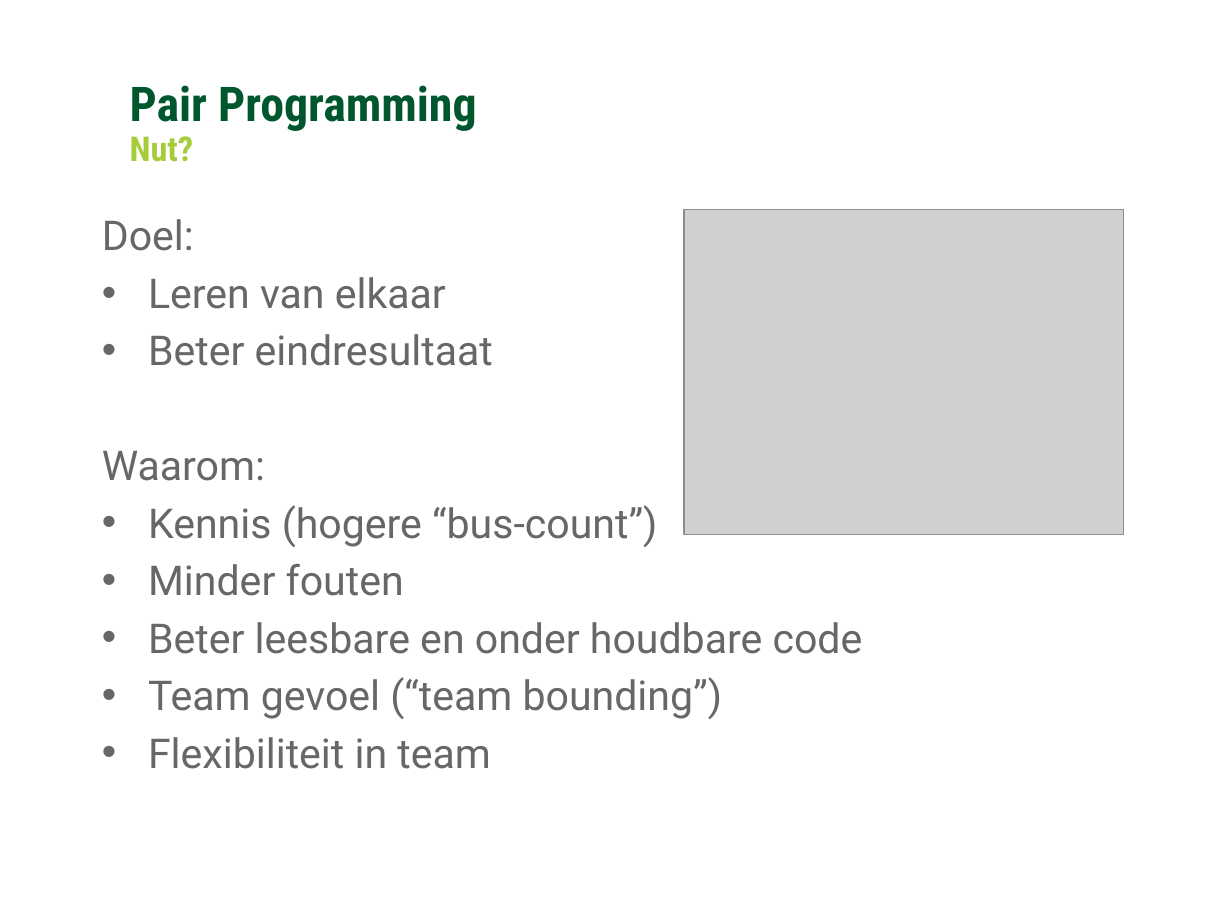
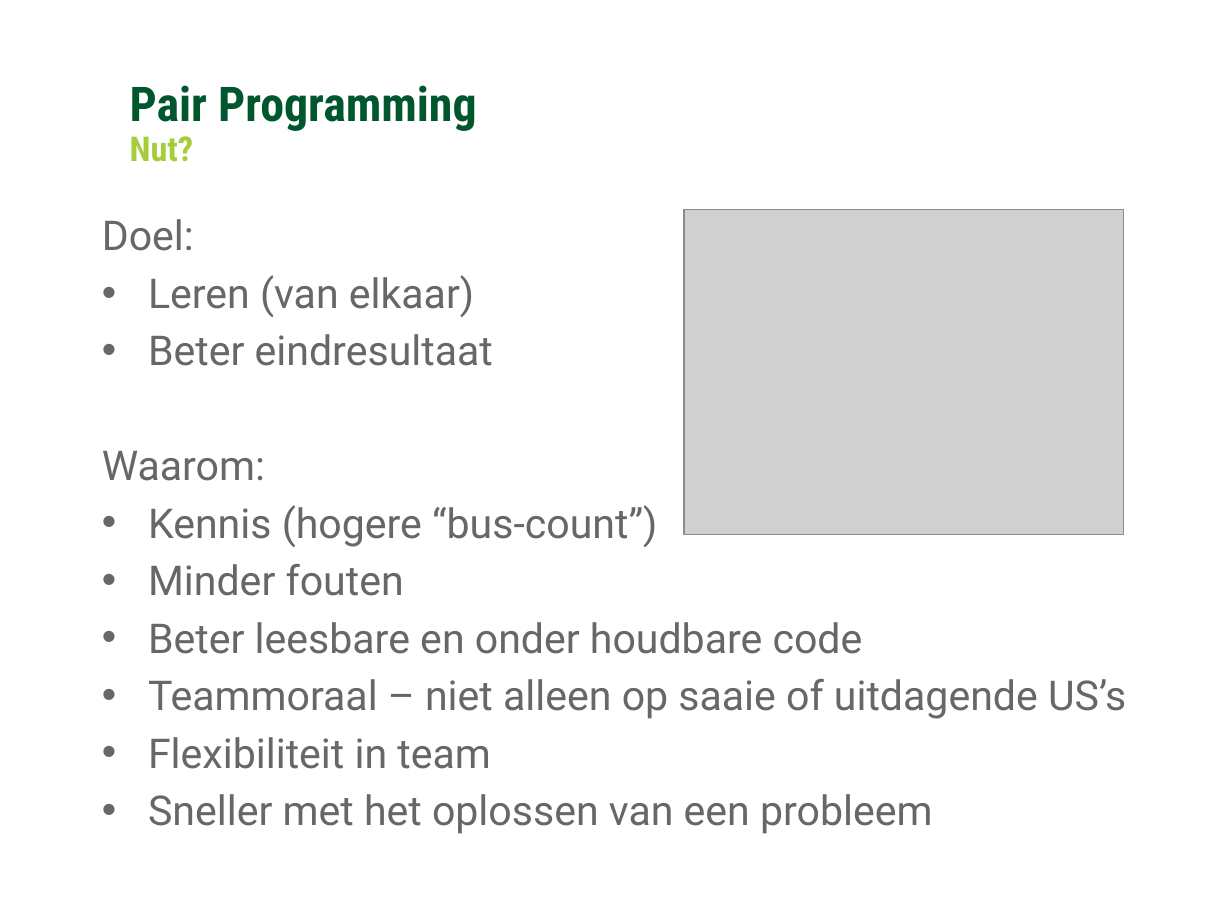
Before and after one commit to Ozindar/GCUnitTestDojo, a slide deck: slide 7 of warehouse/Coding Kata - TDD Extending the Warehouse.pptx. Drawn at 1232x924 pixels with LibreOffice and Linux fonts; fonts in the diff are those of the drawing; grey boxes stand for pictures; background and template pictures are left out. Boxes give left, top, right and bottom in pixels: in the first picture for what was removed or moved away, otherwise in the second. Text is boxed around its words. In the diff, an @@ line names an element or a change of style, - is before the commit and + after.

Commit message:
Small update to presentation

```diff
--- a/warehouse/Coding Kata - TDD Extending the Warehouse.pptx
+++ b/warehouse/Coding Kata - TDD Extending the Warehouse.pptx
@@ text at (x1=148, y1=275, x2=474, y2=317): text changed @@
-• Leren van elkaar
+• Leren (van elkaar)
@@ text at (x1=148, y1=679, x2=1126, y2=719): text changed @@
-• Team gevoel (“team bounding”)
+• Teammoraal – niet alleen op saaie of uitdagende US’s
@@ text at (x1=148, y1=794, x2=932, y2=834): paragraph added @@
+• Sneller met het oplossen van een probleem
```
Also in this commit, not shown: 6 other slides changed.
